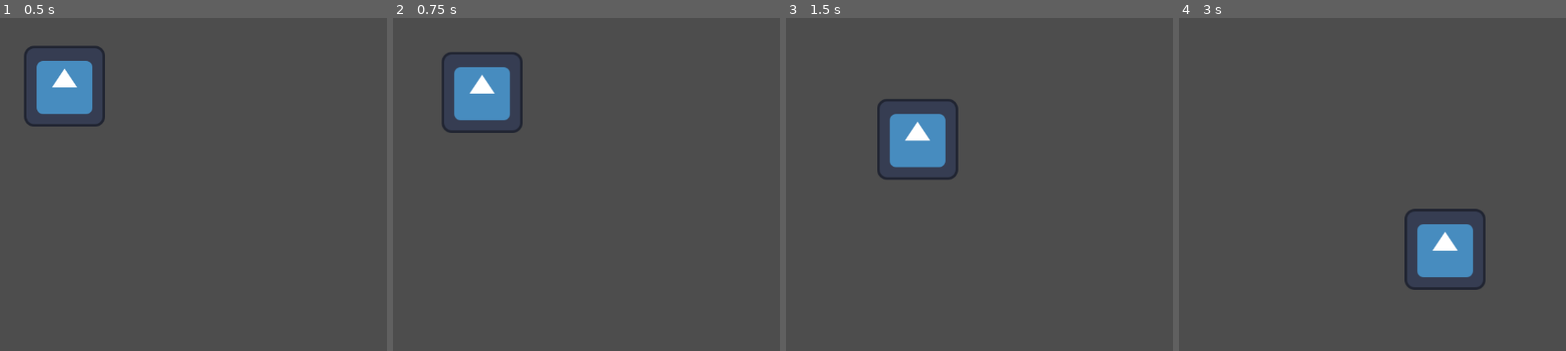
Above: before the commit, frames 1-4 (left to right).
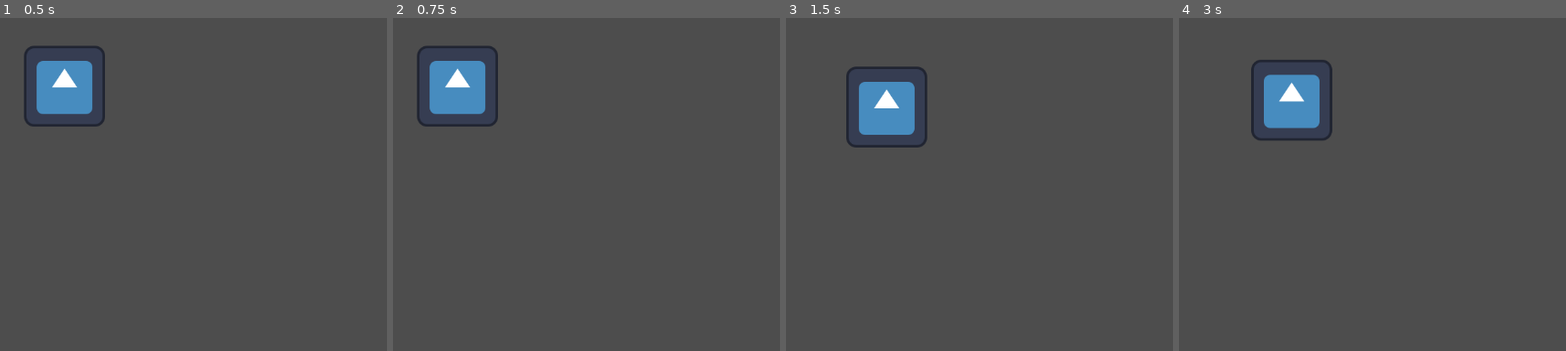
Above: after the commit, the same moments.

Repository: qingzhixing/plane-war
Game: Godot game, scene res://scenes/Main.tscn
Two runs of this game, one before a commit and one after it. Both use one fixed random seed, a clock stepped at 60 frames per second and the inputs below. The engine's default icon, where the game draws it, is replaced by a stand-in: a white triangle on a blue panel in a dark square.
Inputs (mouse positions are in pixels of both pictures, inside the frame that each line leads up to):
- Up to frame 1 (0.5 s): no input
- Up to frame 2 (0.75 s): tap Enter at 0.5 s; move the mouse to (outside the picture) at 0.52 s; click (outside the picture) at 0.67 s
- Up to frame 3 (1.5 s): tap Space at 1.25 s; drag from (1006, 244) to (1114, 304) at 1.27 s
- Up to frame 4 (3 s): move the mouse to (outside the picture) at 2.02 s; click (outside the picture) at 2.17 s; tap Enter at 2.75 s; drag from (1507, 304) to (1326, 161) at 2.77 s

Frame 1 is identical in both runs. In frame 2, 3.6% of the frame differs, in the area x 6-34%, y 8-35%; in frame 3, 4.9%; in frame 4, 6.0%, in the area x 18-80%, y 12-82%.

Commit message:
🐛 FIX: 调整拖拽控制与屏幕边界
Made-with: Cursor

Diff:
--- a/scripts/player.gd
+++ b/scripts/player.gd
@@ -7,6 +7,7 @@
 var _fire_timer: float = 0.0
 var _has_pointer: bool = false
 var _pointer_pos: Vector2
+var _last_pointer_pos: Vector2
 
 func _ready() -> void:
 	Input.set_mouse_mode(Input.MOUSE_MODE_VISIBLE)
@@ -16,33 +17,36 @@
 		var e := event as InputEventScreenTouch
 		_has_pointer = e.pressed
 		_pointer_pos = e.position
+		_last_pointer_pos = e.position
 	elif event is InputEventMouseButton:
 		var e := event as InputEventMouseButton
 		_has_pointer = e.pressed
 		_pointer_pos = e.position
+		_last_pointer_pos = e.position
 	elif event is InputEventScreenDrag:
 		var e := event as InputEventScreenDrag
 		if _has_pointer:
+			var delta_pos := e.position - _pointer_pos
+			global_position += delta_pos
 			_pointer_pos = e.position
+			_last_pointer_pos = e.position
 	elif event is InputEventMouseMotion:
 		var e := event as InputEventMouseMotion
 		if _has_pointer:
+			var delta_pos := e.position - _pointer_pos
+			global_position += delta_pos
 			_pointer_pos = e.position
+			_last_pointer_pos = e.position
 
 func _process(delta: float) -> void:
 	_update_movement(delta)
 	_update_shooting(delta)
 
 func _update_movement(delta: float) -> void:
-	if _has_pointer:
-		var dir := (_pointer_pos - global_position)
-		var dist := dir.length()
-		if dist > 2.0:
-			dir = dir.normalized()
-			var step := move_speed * delta
-			if step > dist:
-				step = dist
-			global_position += dir * step
+	var viewport_rect := get_viewport_rect()
+	var margin := 16.0
+	global_position.x = clamp(global_position.x, margin, viewport_rect.size.x - margin)
+	global_position.y = clamp(global_position.y, margin, viewport_rect.size.y - margin)
 
 func _update_shooting(delta: float) -> void:
 	_fire_timer -= delta
